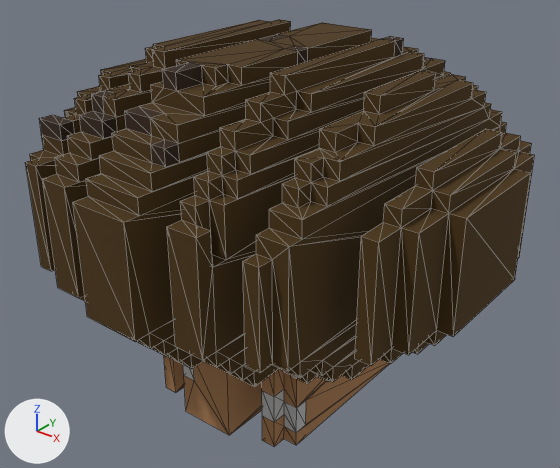
A saved change to the OBJ model Overcooked/Overcooked/models/MushroomCutted.obj.
One viewpoint serves both versions: a 50 mm camera at (2.97, -3.74, 3.42) aimed at (0.01, -0.03, 1.13). The lights are fixed; the arrows at lower left show +X, +Y and +Z. Mesh edges are drawn as thin lines. Where no turn or scale is listed for an object, it has been applied to the vertices. Vertices at the same position are counted once.

In view in the first picture: 'Untitled'.
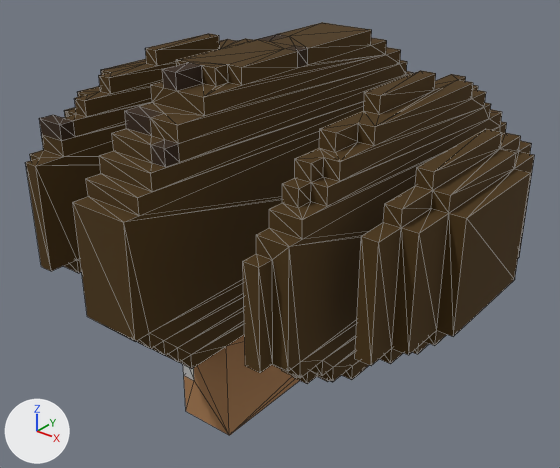
Commit message: Change cutteds

What changed in the scene script:
```text
Change me_untitled:
    where me_untitled.from_pydata(...)  # 911 vertices, 1796 faces; spans x -1.5..1.5, y -1.5..1.5, z 0.0..2.4
    used by ob_untitled; location = (0.0, 0.0, 0.0)
    me_untitled part 1: the loose piece of 165 vertices spanning x 0.4..0.6, y -1.4..1.4, z 0.0..2.4 is deleted
    me_untitled part 2: the loose piece of 161 vertices spanning x -0.6..-0.4, y -1.4..1.4, z 0.0..2.4 is deleted
```

What differs and where, as boxes [x1, y1, x2, y2] in the pictures (560 x 468 px):
'Untitled', reshaped
    before: [26, 20, 534, 447]
    after: [26, 22, 534, 435]
part 1 of me_untitled, deleted (brown)
    before: [167, 36, 451, 447]
part 2 of me_untitled, deleted (brown)
    before: [42, 20, 291, 393]
